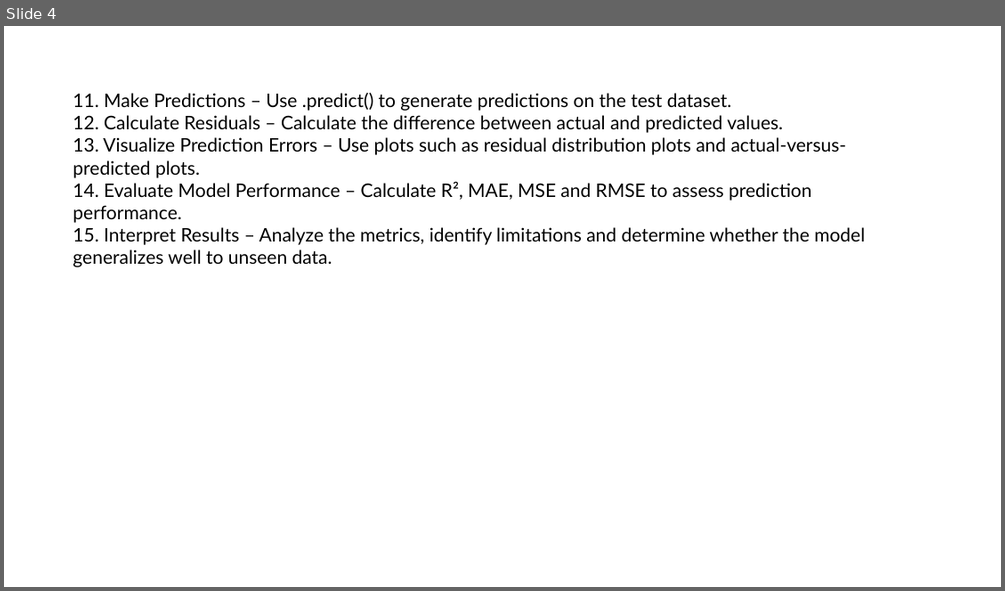
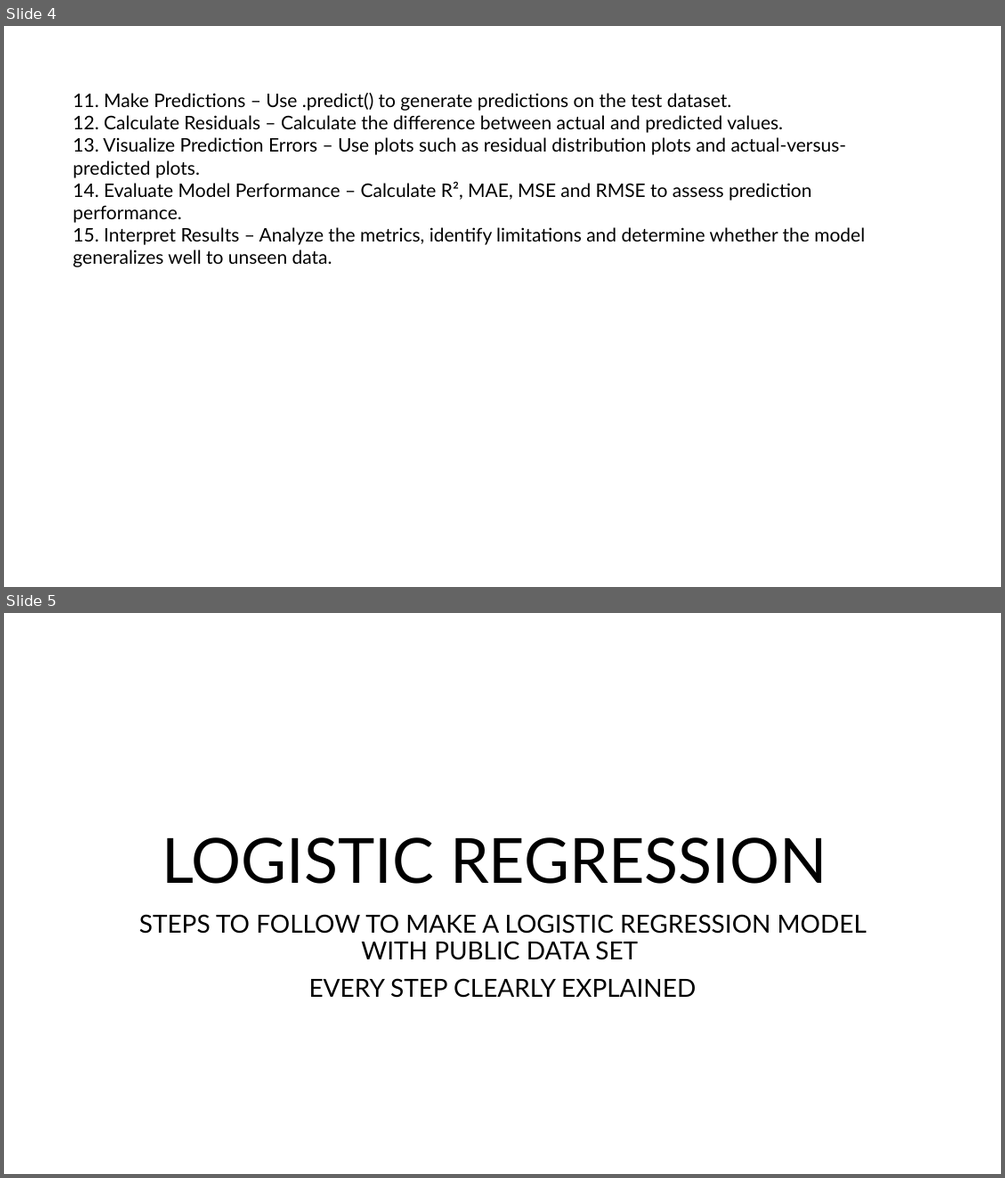
Before and after one commit to BALAJI08953/MACHINE_LEARNING_PROJECTS_BY_PUBLIC_DATASETS_ALL_BUILD_OWN, a slide deck: linear_regression.pptx. Shown one above the other, each under a label of ours: slide 4 before the commit, slides 4 and 5 after it. The pictures are 1005x591 and 1005x1178 pixels, drawn with LibreOffice and Linux fonts; fonts in the diff are those of the drawing. Boxes give left, top, right and bottom in pixels: in the first picture for what was removed or moved away, otherwise in the second. Text is boxed around its words. In the diff, an @@ line names an element or a change of style, - is before the commit and + after.

Commit message:
logistic errored one

```diff
--- a/linear_regression.pptx
+++ b/linear_regression.pptx
@@ slide 5 added at box(4, 613, 1001, 1174), background #FFFFFF @@
@@ title added at box(162, 837, 826, 884), 60 pt, text #000000 @@
+LOGISTIC REGRESSION
@@ subtitle added at box(139, 914, 866, 997), 24 pt, text #000000 @@
+STEPS TO FOLLOW TO MAKE A LOGISTIC REGRESSION MODEL WITH PUBLIC DATA SET
+EVERY STEP CLEARLY EXPLAINED
```
Also in this commit, not shown: 8 other slides added, 1 other file.
